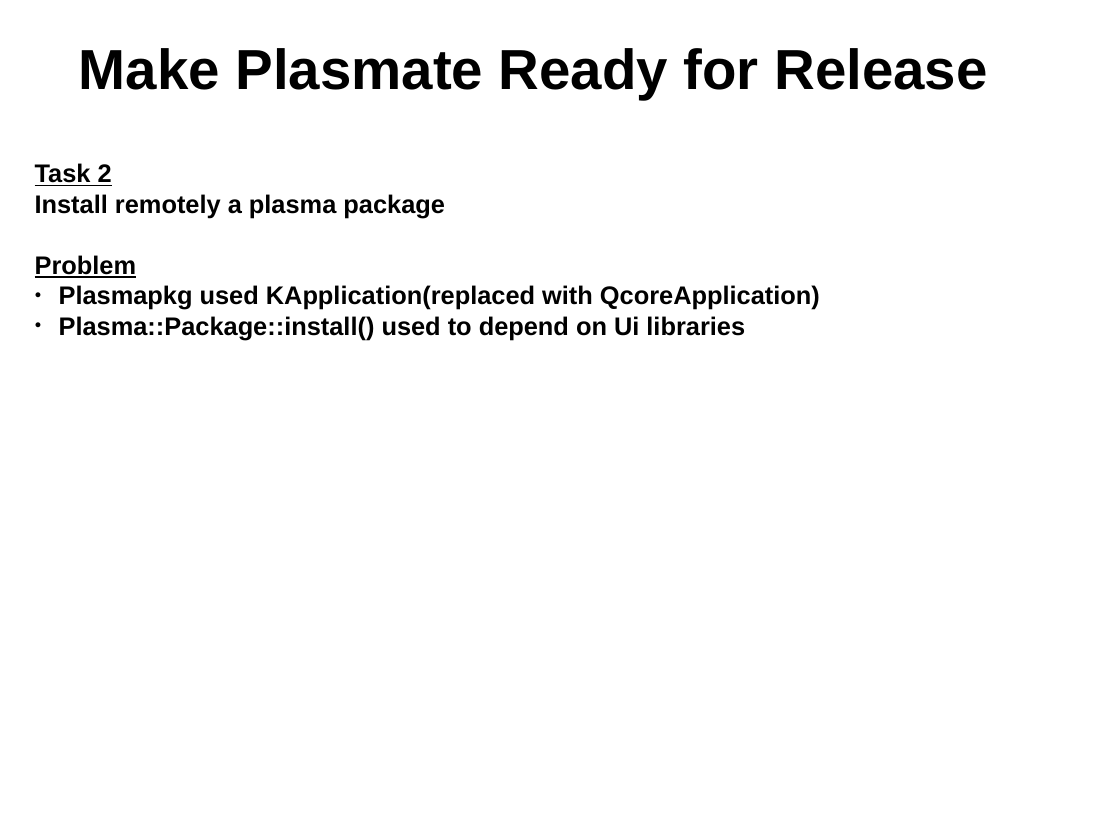
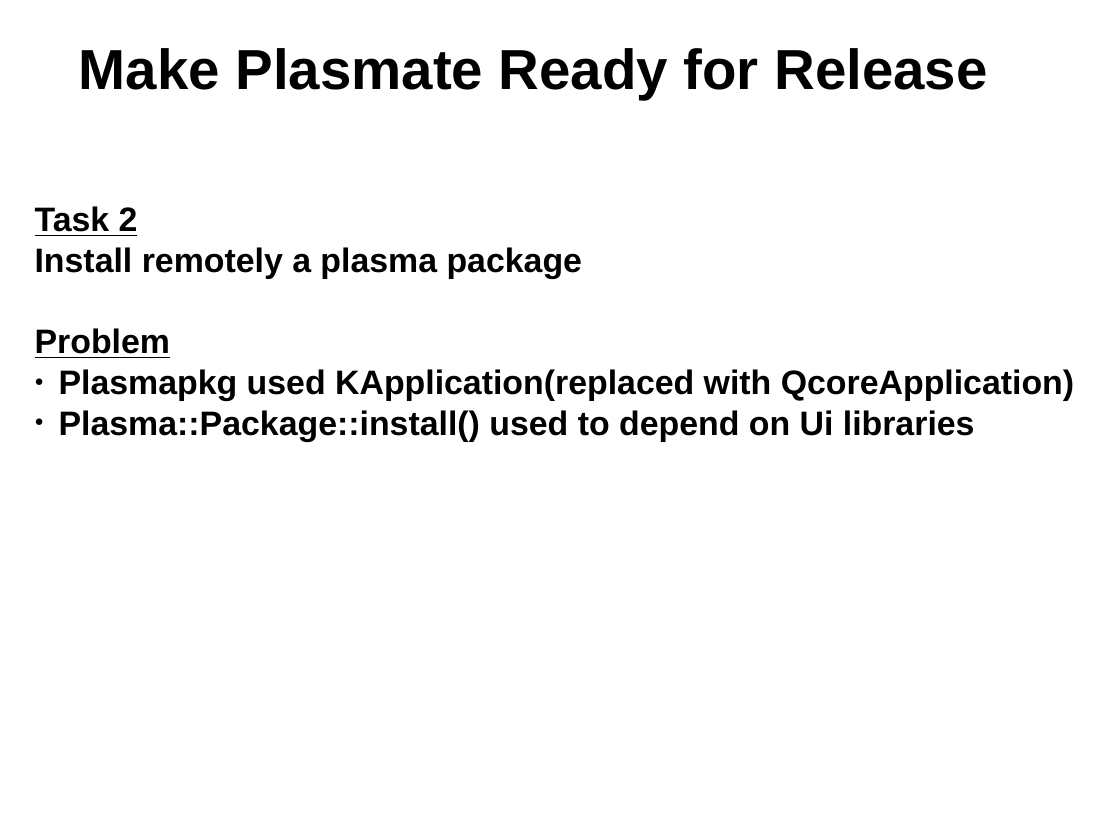
Before and after one commit to gtsiap/presenations, a slide deck: slide 13 of openSUSE gr Summer Camp 2012/plasmate.odp. Drawn at 1120x840 pixels with LibreOffice and Linux fonts; fonts in the diff are those of the drawing; background and template pictures are left out. Boxes give left, top, right and bottom in pixels: in the first picture for what was removed or moved away, otherwise in the second. Text is boxed around its words. In the diff, an @@ line names an element or a change of style, - is before the commit and + after.

```diff
--- a/openSUSE gr Summer Camp 2012/plasmate.odp
+++ b/openSUSE gr Summer Camp 2012/plasmate.odp
@@ text "Task 2" at <box>35,206,1074,441</box>: size 18 to 24 pt @@
```
Also in this commit, not shown: 14 other slides changed.
